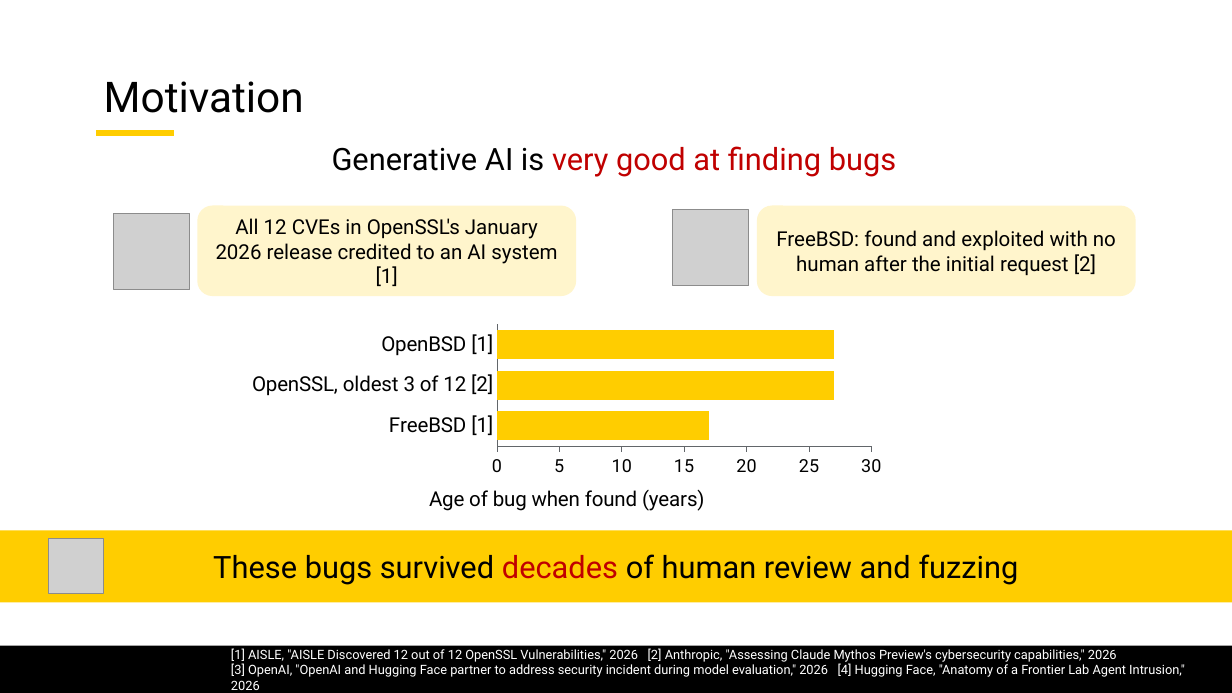
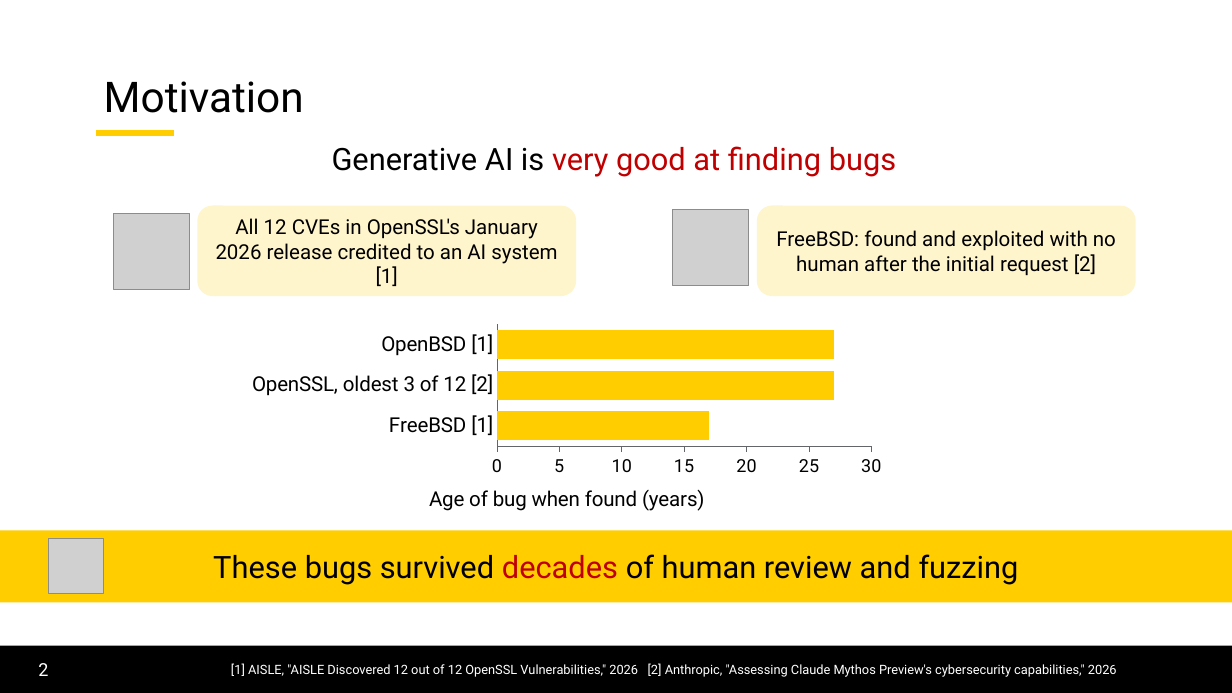
Before and after one commit to lorchrob/graduate_research_symposium, a slide deck: slide 2 of symposium_slides.pptx. Drawn at 1232x693 pixels with LibreOffice and Linux fonts; fonts in the diff are those of the drawing; grey boxes stand for pictures; background and template pictures are left out. Boxes give left, top, right and bottom in pixels: in the first picture for what was removed or moved away, otherwise in the second. Text is boxed around its words. In the diff, an @@ line names an element or a change of style, - is before the commit and + after.

```diff
--- a/symposium_slides.pptx
+++ b/symposium_slides.pptx
@@ page number added at (x1=38, y1=663, x2=48, y2=676), 14 pt, text #FFFFFF @@
+2
@@ text at (x1=231, y1=663, x2=1185, y2=690): paragraph removed @@
-[3] OpenAI, "OpenAI and Hugging Face partner to address security incident during model evaluation," 2026 [4] Hugging Face, "Anatomy of a Frontier Lab Agent Intrusion," 2026
```
Also in this commit, not shown: 69 other slides changed, 1 slide added.
